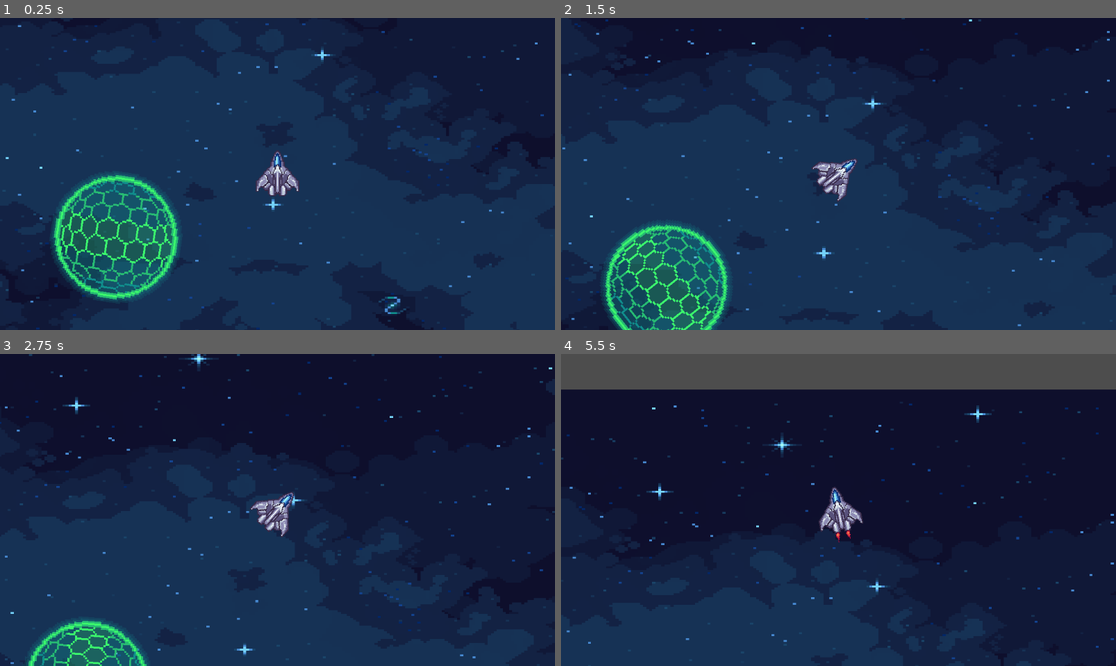
Above: before the commit, frames 1-4 (two rows, left to right).
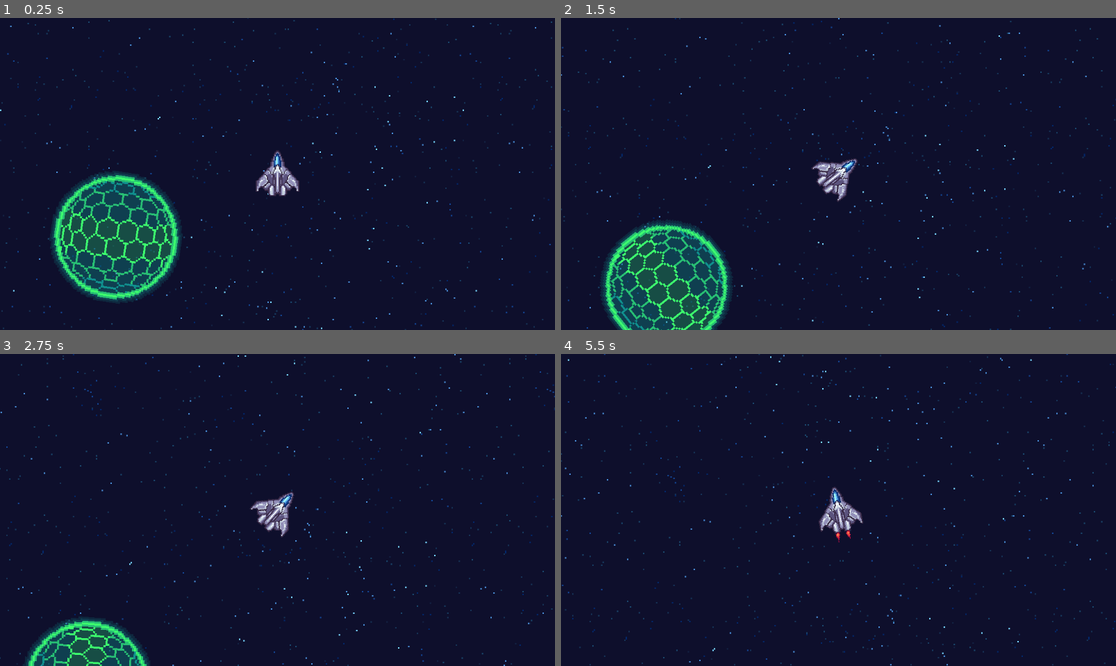
Above: after the commit, the same moments.

Repository: mrmichalzik/astroids
Game: Godot game, scene res://scenes/game.tscn
Same seed, same stepped clock (60 frames per second), same inputs: the game is played once before the commit and once after it.
Inputs:
- Up to frame 1 (0.25 s): no input
- Up to frame 2 (1.5 s): hold Right (drehen_rechts) 0.53-1.28 s; hold Up (schub_vor) 0.53-1.28 s; hold Left (drehen_links) from 1.28 s (still down); tap Down (schub_zurueck) at 1.35 s
- Up to frame 3 (2.75 s): release Left (drehen_links) at 2.03 s; hold Right (drehen_rechts) from 2.03 s (still down); tap Space (shoot) at 2.1 s
- Up to frame 4 (5.5 s): tap Up (schub_vor) at 2.85 s; release Right (drehen_rechts) at 3.53 s; hold Down (schub_zurueck) 3.53-4.28 s; hold Left (drehen_links) from 3.53 s (still down); tap Space (shoot) at 4.35 s; hold Up (schub_vor) from 5.03 s (still down)

The runs differ from the first frame. In frame 1, 57% of the frame differs, in the area x 0-100%, y 0-100%; in frame 2, 48%; in frame 3, 33%; in frame 4, 27%.

Commit message:
make background unlimited

Diff:
--- a/scenes/game.tscn
+++ b/scenes/game.tscn
@@ -1,25 +1,16 @@
 [gd_scene format=3 uid="uid://c741eaqsvy4ir"]
 
-[ext_resource type="Texture2D" uid="uid://dc2qoj36wlmyg" path="res://assets/Background_Full-0001.png" id="1_yqjtg"]
+[ext_resource type="PackedScene" uid="uid://w5jrucr4ctop" path="res://scenes/parallax_background.tscn" id="1_lnu2h"]
 [ext_resource type="PackedScene" uid="uid://e08ej60cjel" path="res://scenes/spaceship.tscn" id="2_lnu2h"]
 [ext_resource type="PackedScene" uid="uid://cmbfb811me3c0" path="res://scenes/portal.tscn" id="3_lnu2h"]
-[ext_resource type="Texture2D" uid="uid://cfe874ip74gtm" path="res://assets/nebel.png" id="4_lbhrr"]
 
 [node name="Game" type="Node2D" unique_id=1962693109]
 
-[node name="Background" type="Sprite2D" parent="." unique_id=1097640999]
-position = Vector2(575.99994, 306)
-scale = Vector2(6.346875, 4.0279255)
-texture = ExtResource("1_yqjtg")
+[node name="ParallaxBackground" parent="." unique_id=988102420 instance=ExtResource("1_lnu2h")]
+position = Vector2(578, 348)
 
 [node name="Spaceship" parent="." unique_id=1321526533 instance=ExtResource("2_lnu2h")]
 position = Vector2(569, 317)
 
 [node name="Portal" parent="." unique_id=518656576 instance=ExtResource("3_lnu2h")]
 position = Vector2(233, 448)
-
-[node name="Nebel" type="Sprite2D" parent="." unique_id=2059534572]
-modulate = Color(1, 1, 1, 0.03529412)
-position = Vector2(574.7501, 388.75012)
-scale = Vector2(6.7078123, 6.7078123)
-texture = ExtResource("4_lbhrr")
--- /dev/null
+++ b/scenes/parallax_background.tscn
@@ -0,0 +1,24 @@
+[gd_scene format=3 uid="uid://w5jrucr4ctop"]
+
+[ext_resource type="Texture2D" uid="uid://d2axtmu0wh815" path="res://assets/Background_Space-0001.png" id="1_m10ct"]
+[ext_resource type="Texture2D" uid="uid://01bepnw6o4xn" path="res://assets/Background_SmallStars-0001.png" id="2_yqcdc"]
+
+[node name="ParallaxBackground" type="Node2D" unique_id=988102420]
+
+[node name="ParallaxSpace" type="Parallax2D" parent="." unique_id=511873805]
+repeat_size = Vector2(960, 960)
+repeat_times = 3
+
+[node name="Space" type="Sprite2D" parent="ParallaxSpace" unique_id=37772189]
+scale = Vector2(3, 3)
+texture = ExtResource("1_m10ct")
+centered = false
+
+[node name="ParallaxSmallStars" type="Parallax2D" parent="." unique_id=567383823]
+repeat_size = Vector2(960, 960)
+repeat_times = 3
+
+[node name="SmallStars" type="Sprite2D" parent="ParallaxSmallStars" unique_id=445314765]
+scale = Vector2(3, 3)
+texture = ExtResource("2_yqcdc")
+centered = false
Binary file removed: assets/Background_Full-0001.png
Binary file added: assets/Background_Nebula-0001.png
Not shown, changed: assets/Background_Nebula-0001.png.import
Renamed: assets/nebel.png -> assets/Background_Nebula-0002.png
Not shown, added: assets/Background_Nebula-0002.png.import
Binary file added: assets/Background_SmallStars-0001.png
Not shown, added: assets/Background_SmallStars-0001.png.import
Binary file added: assets/Background_Space-0001.png
Not shown, changed: assets/Background_Space-0001.png.import
